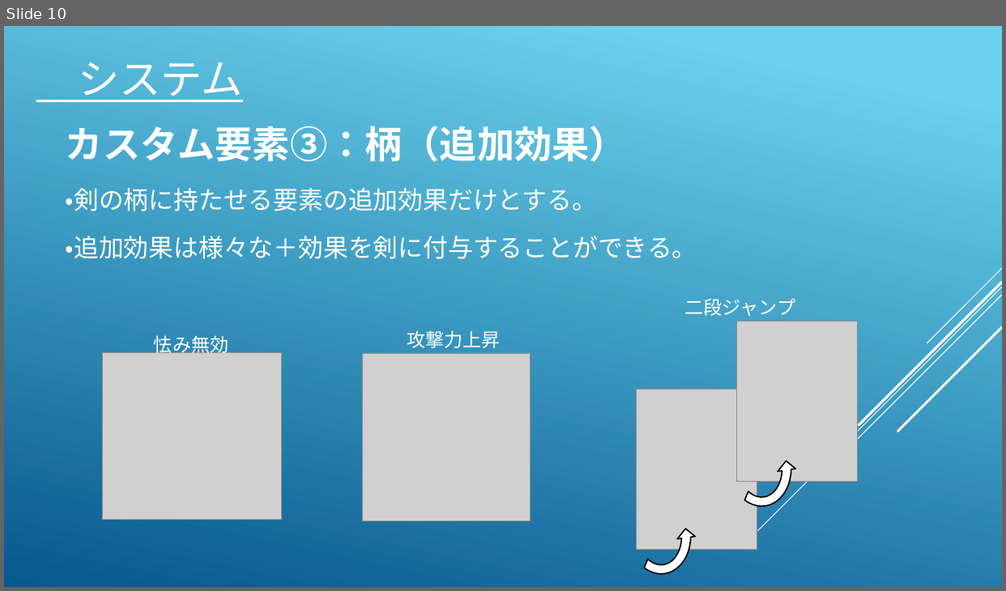
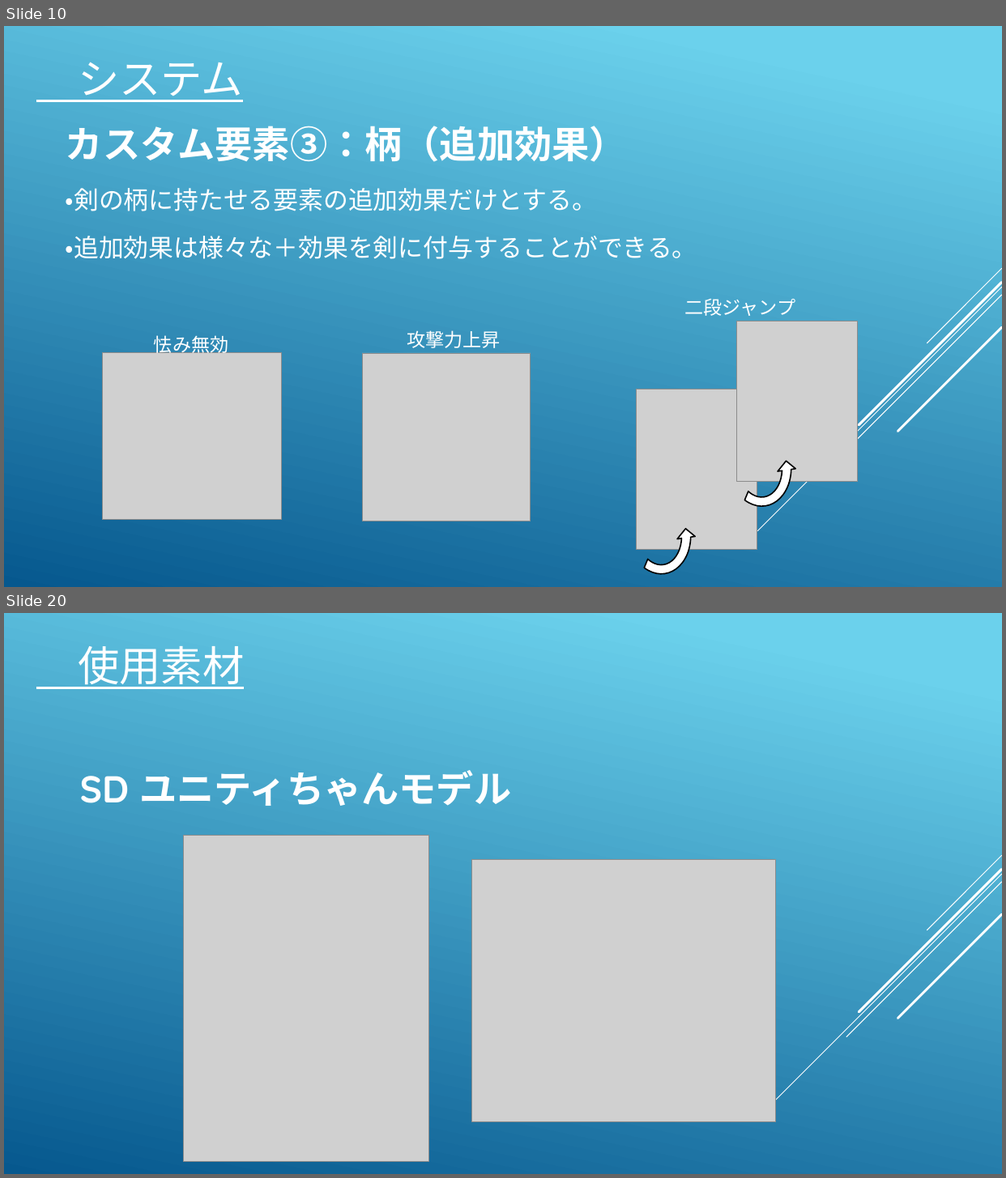
Before and after one commit to koike0723/Aso2020Winter, a slide deck: 企画書.pptx. Shown one above the other, each under a label of ours: slide 10 before the commit, slides 10 and 20 after it; the slides between them are not shown. The pictures are 1006x591 and 1006x1178 pixels, drawn with LibreOffice and Linux fonts; fonts in the diff are those of the drawing; grey boxes stand for pictures. Boxes give left, top, right and bottom in pixels: in the first picture for what was removed or moved away, otherwise in the second. Text is boxed around its words. In the diff, an @@ line names an element or a change of style, - is before the commit and + after.

```diff
--- a/企画書.pptx
+++ b/企画書.pptx
@@ slide 20 added at box(4, 613, 1002, 1174), background gradient #6ED2EB to #06588E; not listed: 5 template elements that a slide beside it also shows @@
@@ text added at box(78, 646, 244, 689), 40 pt, text #FFFFFF, underline @@
+使用素材
@@ text added at box(80, 770, 511, 806), 36 pt, text #FFFFFF, bold @@
+SD ユニティちゃんモデル
@@ picture added at box(184, 835, 429, 1161) @@
@@ picture added at box(472, 859, 776, 1122) @@
```
Also in this commit, not shown: 5 slides changed, 7 other slides added, 8 slides removed, 8 other files.
